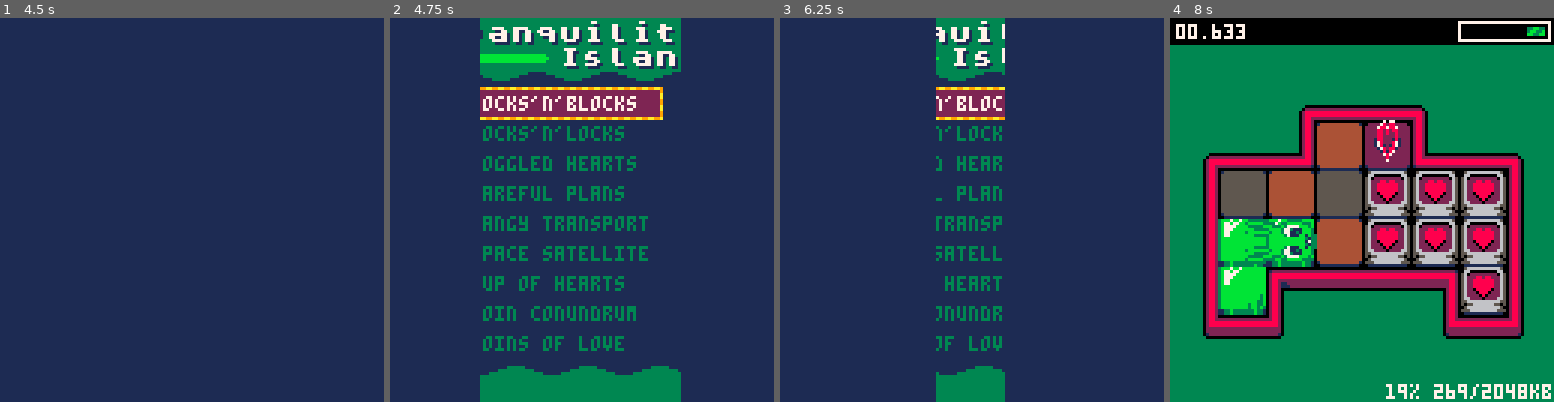
Above: before the commit, frames 1-4 (left to right).
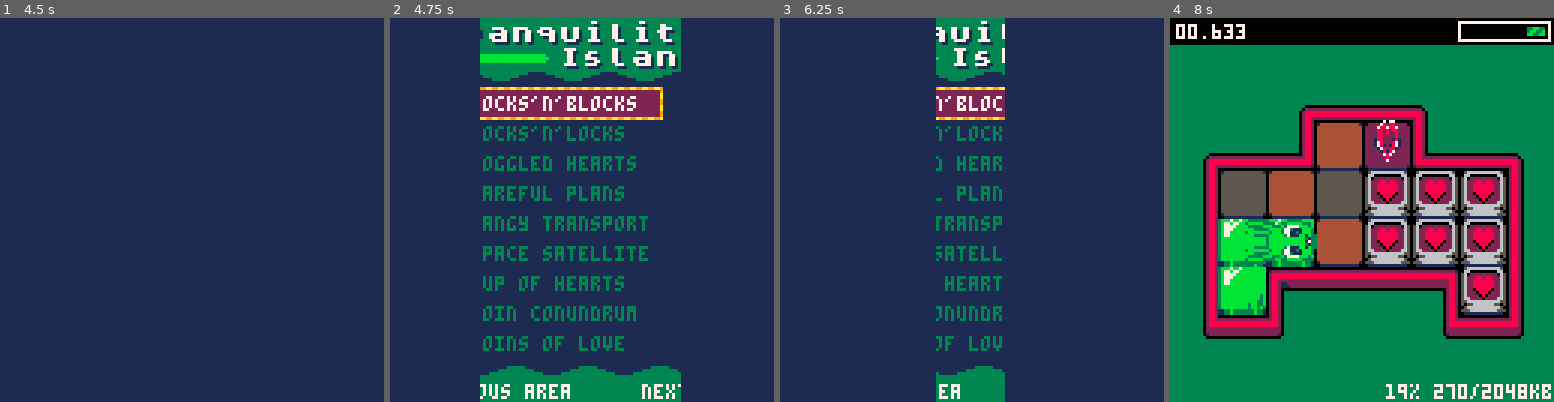
Above: after the commit, the same moments.

Repository: CyanSorcery/blobun_mini
Game: PICO-8 cartridge blobun_mini.p8
Same seed, same stepped clock (60 frames per second), same inputs: the game is played once before the commit and once after it.
Inputs:
- Up to frame 1 (4.5 s): tap X (X key) at 0.33, 1.07, 1.85, 2.97, 4.08 s; tap O (Z key) at 0.7, 1.7, 2.1, 2.5, 2.9, 3.3, 3.7, 4.1 s; hold Right 1.6-2.1 s; hold Up 2.15-2.42 s; hold Right 2.47-3.03 s; hold Left 3.08-3.58 s; hold Down 3.63-3.97 s; hold Right from 4.02 s (still down)
- Up to frame 2 (4.75 s): tap O (Z key) at 4.5 s; release Right at 4.68 s; hold Up from 4.73 s (still down)
- Up to frame 3 (6.25 s): tap O (Z key) every 0.4 s from 4.9 to 6.1 s; release Up at 5.03 s; hold Left 5.08-5.68 s; tap X (X key) at 5.2 s; hold Down 5.73-6.03 s; hold Right from 6.08 s (still down)
- Up to frame 4 (8 s): tap X (X key) at 6.32, 7.43 s; tap O (Z key) every 0.4 s from 6.5 to 7.7 s; release Right at 6.58 s; hold Right 6.63-7.13 s; hold Up 7.18-7.45 s; hold Right from 7.5 s (still down)

Frame 1 is identical in both runs. In frame 2, 0.6% of the frame differs, in the area x 23-76%, y 95-100%; in frame 3, 0.1%; in frame 4, less than 0.1%.

Commit message:
more work on stage select

Diff:
--- a/scripts/s_nongame.lua
+++ b/scripts/s_nongame.lua
@@ -116,6 +116,12 @@
  pal()
  map(32, -2 + g_sss_menu_world * 2, 0, 1, 16, 2)
  pal()
+ -- draw to go to previous world?
+ if (g_sss_menu_world > 1) ?"⬅️previous area", 1, 122, 7
+ -- draw to go to next world?
+ -- roxy note: check for player worlds unlocked
+ if (g_sss_menu_world < count(g_levels)) ?"next area➡️", 84, 122, 7
+
  -- draw the stages
  local _stages = count(g_levels[g_sss_menu_world])
  local _start = max(min(g_sss_menu_stage - flr(_stages >> 1), _stages - 9), 0)
